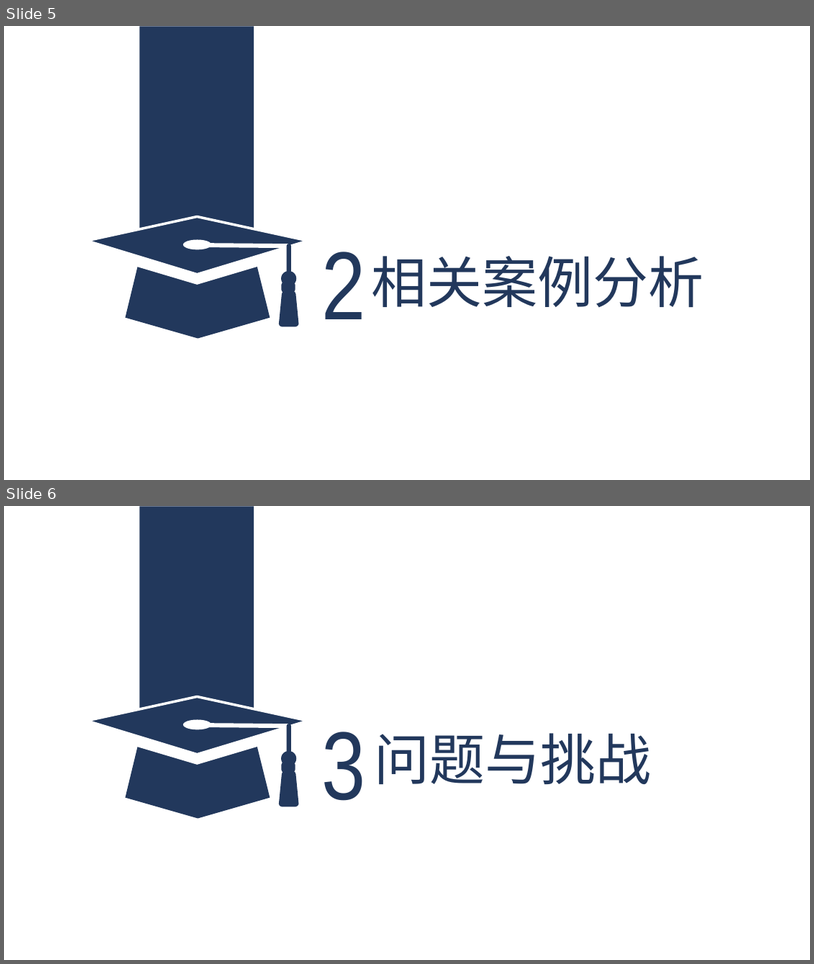
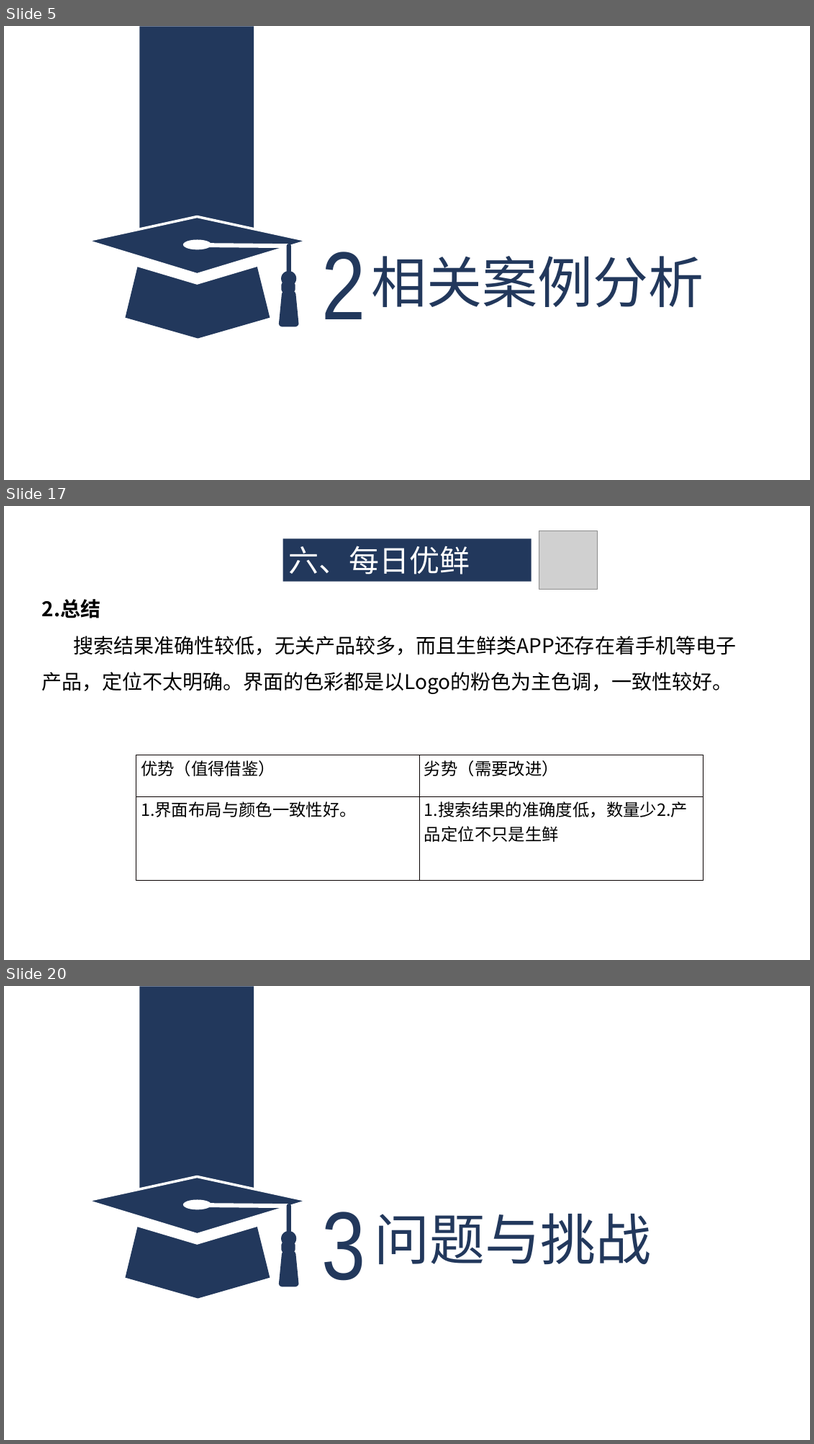
Before and after one commit to ZUCC-SRA2021-G05/Community-GB, a slide deck: 其他/软件项目管理原理与实践/软件项目管理原理与实践-主题确认/G05主题确认.pptx. Shown one above the other, each under a label of ours: slides 5 and 6 before the commit, slides 5, 17 and 20 after it; the slides between them are not shown. The pictures are 814x964 and 814x1444 pixels, drawn with LibreOffice and Linux fonts; fonts in the diff are those of the drawing; grey boxes stand for pictures. Boxes give left, top, right and bottom in pixels: in the first picture for what was removed or moved away, otherwise in the second. Text is boxed around its words. In the diff, an @@ line names an element or a change of style, - is before the commit and + after.

```diff
--- a/其他/软件项目管理原理与实践/软件项目管理原理与实践-主题确认/G05主题确认.pptx
+++ b/其他/软件项目管理原理与实践/软件项目管理原理与实践-主题确认/G05主题确认.pptx
@@ slide 17 added at [4,506,810,960], background #FFFFFF @@
@@ rectangle added at [283,538,532,582], fill #22385C, 36 pt, text #FFFFFF @@
+六、每日优鲜
@@ picture added at [540,530,597,589] @@
@@ text added at [42,599,736,694], 24 pt, text #000000 @@
+2.总结
+搜索结果准确性较低，无关产品较多，而且生鲜类APP还存在着手机等电子产品，定位不太明确。界面的色彩都是以Logo的粉色为主色调，一致性较好。
@@ table added at [136,755,704,880], 2 rows, 2 columns @@
+优势（值得借鉴） | 劣势（需要改进）
+1.界面布局与颜色一致性好。 | 1.搜索结果的准确度低，数量少2.产品定位不只是生鲜
@@ what was slide 6 is now slide 20 @@
```
Also in this commit, not shown: 13 other slides added.
